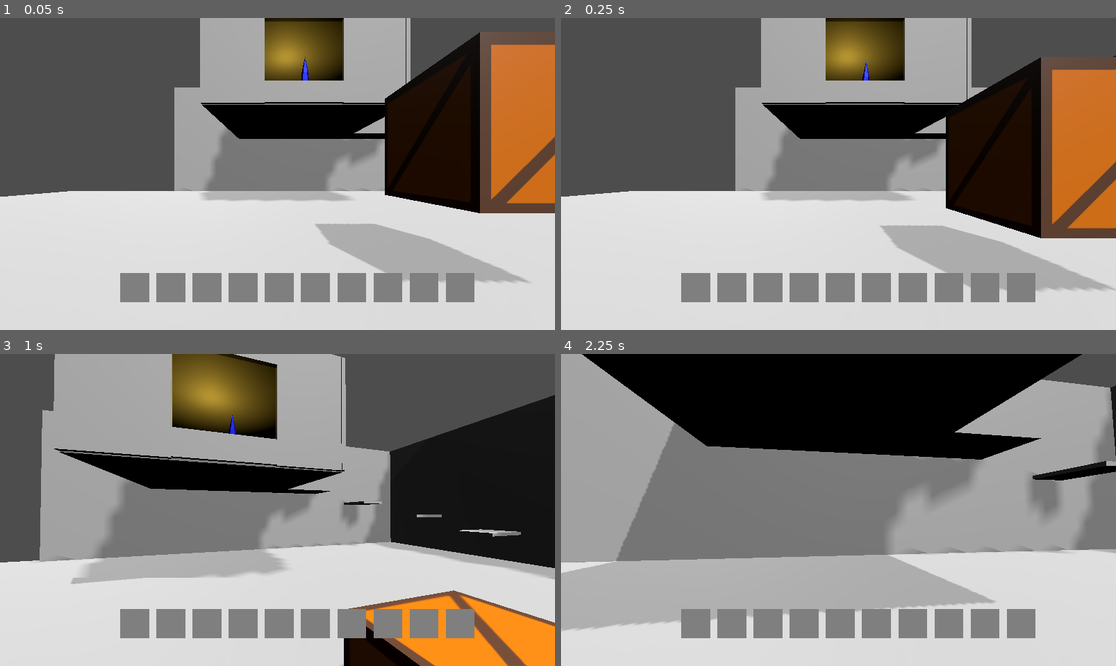
Above: before the commit, frames 1-4 (two rows, left to right).
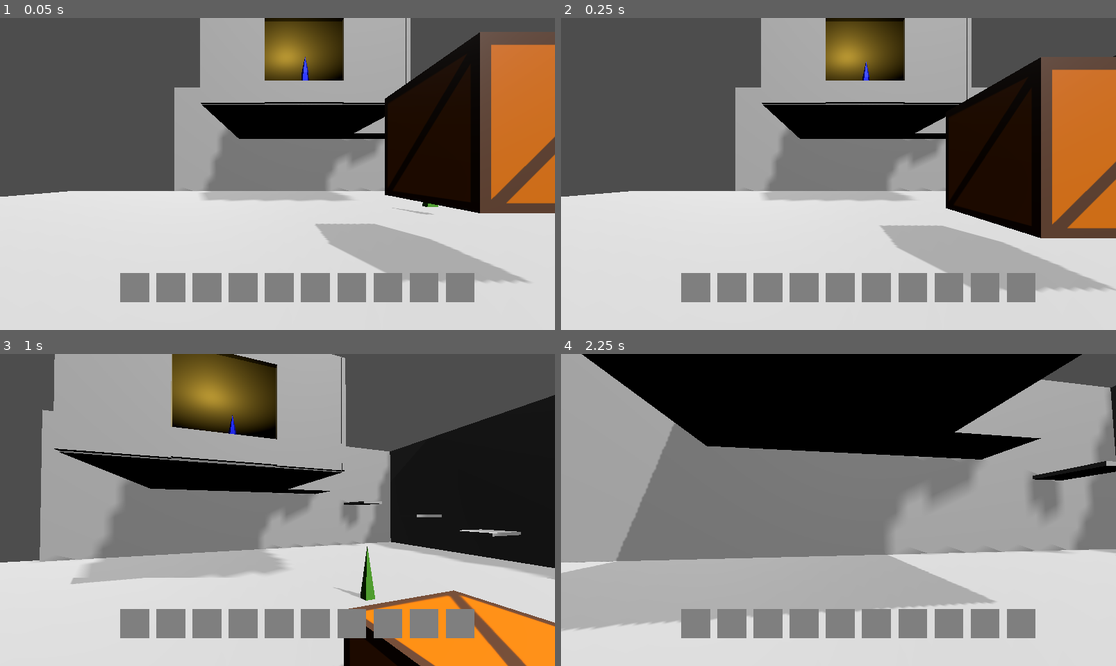
Above: after the commit, the same moments.

Repository: jneisen/immersivesim
Game: Godot game, scene res://Scenes/test.tscn
Two runs of this game, one before a commit and one after it. Both use one fixed random seed, a clock stepped at 60 frames per second and the inputs below.
Inputs (mouse positions are in pixels of both pictures, inside the frame that each line leads up to):
- Up to frame 1 (0.05 s): no input
- Up to frame 2 (0.25 s): no input
- Up to frame 3 (1 s): move the mouse to (305, 510) at 0.52 s; hold W (forward) from 0.53 s (still down); click (305, 510) at 0.6 s; tap Space (jump) at 0.77 s; right-click (305, 510) at 0.8 s
- Up to frame 4 (2.25 s): keep holding W (forward); move the mouse to (810, 510) at 1.27 s; right-click (810, 510) at 1.35 s; tap Space (jump) at 1.52 s; click (810, 510) at 1.55 s; move the mouse to (849, 503) at 2.02 s; click (849, 503) at 2.1 s

The runs differ from the first frame. In frame 1, less than 0.1% of the frame differs, in the area x 70-79%, y 59-64%; in frame 2, nothing differs; in frame 3, 0.3%, in the area x 60-68%, y 61-80%; in frame 4, nothing differs.

Commit message:
added ItemExtractor class which extracts the item_data.xml file into item objects, and the needle melee weapon for fun, next I need to determine stats for other types of items

Diff:
--- a/Prefabs/box.tscn
+++ b/Prefabs/box.tscn
@@ -15,4 +15,4 @@
 [node name="CollisionShape3D" type="CollisionShape3D" parent="."]
 shape = SubResource("BoxShape3D_6sgli")
 
-[node name="box" parent="." instance=ExtResource("2_6sgli")]
+[node name="mesh" parent="." instance=ExtResource("2_6sgli")]
--- /dev/null
+++ b/Prefabs/needle.tscn
@@ -0,0 +1,19 @@
+[gd_scene load_steps=4 format=3 uid="uid://b7ikesuulnwkl"]
+
+[ext_resource type="Script" uid="uid://dlwyly0ayk6se" path="res://Scripts/Dynamic Objects/pickup_object.gd" id="1_0cgqf"]
+[ext_resource type="PackedScene" uid="uid://dergc0gku3wqq" path="res://Models/needle.glb" id="2_0cgqf"]
+
+[sub_resource type="BoxShape3D" id="BoxShape3D_0c07c"]
+size = Vector3(0.4, 2, 0.3)
+
+[node name="Needle" type="RigidBody3D"]
+collision_layer = 2
+collision_mask = 3
+script = ExtResource("1_0cgqf")
+
+[node name="CollisionShape3D" type="CollisionShape3D" parent="."]
+shape = SubResource("BoxShape3D_0c07c")
+metadata/_edit_group_ = true
+
+[node name="Needle" parent="." instance=ExtResource("2_0cgqf")]
+transform = Transform3D(1, 0, 0, 0, -4.37114e-08, -1, 0, 1, -4.37114e-08, 0, 0, 0)
--- a/Scenes/test.tscn
+++ b/Scenes/test.tscn
@@ -6,6 +6,7 @@
 [ext_resource type="PackedScene" uid="uid://5klua6lb6kkp" path="res://Prefabs/door.tscn" id="4_ys1qc"]
 [ext_resource type="PackedScene" uid="uid://ckbefmsddghpg" path="res://Prefabs/button.tscn" id="5_35xla"]
 [ext_resource type="PackedScene" uid="uid://bfjstqt3ybi2i" path="res://Prefabs/letter.tscn" id="6_i3aeo"]
+[ext_resource type="PackedScene" uid="uid://b7ikesuulnwkl" path="res://Prefabs/needle.tscn" id="7_5wyu1"]
 
 [sub_resource type="BoxShape3D" id="BoxShape3D_o3qbn"]
 size = Vector3(40, 0.25, 40)
@@ -279,6 +280,7 @@
 transform = Transform3D(1, 0, 0, 0, 1, 0, 0, 0, 1, -1.58551, 4.62794, -8.76661)
 
 [node name="Box" parent="Dynamic Objects" instance=ExtResource("3_qc4db")]
+health = 10
 
 [node name="Door" parent="Dynamic Objects" instance=ExtResource("4_ys1qc")]
 transform = Transform3D(-4.37114e-08, 0, 1, 0, 1, 0, -1, 0, -4.37114e-08, 3.05651, 3.02177, -14.9512)
@@ -292,3 +294,6 @@
 [node name="Letter" parent="Dynamic Objects" instance=ExtResource("6_i3aeo")]
 transform = Transform3D(1, 0, 0, 0, 1, 0, 0, 0, 1, 0, -0.985743, 2.43022)
 textName = "Thelma's Biography"
+
+[node name="Needle" parent="." instance=ExtResource("7_5wyu1")]
+transform = Transform3D(1, 0, 0, 0, 1, 0, 0, 0, 1, 6.21327, 1.32525, -8.21578)
--- a/Scripts/Dynamic Objects/pickup_in_world.gd
+++ b/Scripts/Dynamic Objects/pickup_in_world.gd
@@ -4,6 +4,10 @@
 @export var damageable = true
 @export var health = 1
 @onready var collider = $CollisionShape3D
+
+@onready var mesh : MeshInstance3D = $mesh/Cube
+var material : StandardMaterial3D
+
 var objectType = "PickupInWorld"
 var follow = null
 var rotationFollow = null
@@ -11,6 +15,10 @@
 func _ready() -> void:
 	contact_monitor = true
 	max_contacts_reported = 5
+
+	material = mesh.get_active_material(0).duplicate() as StandardMaterial3D
+	mesh.set_surface_override_material(0, material)
+	material.albedo_color.a = 0.5
 
 func damage(amount : int):
 	if(!damageable):
@@ -24,8 +32,12 @@
 
 func _physics_process(_delta: float) -> void:
 	if(follow):
-		# try to get to follow.global_position
+		# try to get to follow.global_position (first horizontally then vertically
 		linear_velocity = (follow.global_position - global_position) * 10
+		if(distance(linear_velocity) > 20):
+			rotationFollow.droppedHeldObject()
+			drop(Vector3.ZERO)
+			return
 		look_at(rotationFollow.global_position)
 		if(horizontalDistance(global_position - follow.global_position) > 2):
 			# tell the player to drop
@@ -36,11 +48,12 @@
 	# bind this object to the held object position
 	follow = heldObjectPosition
 	rotationFollow = player
-	#return collider
+	material.transparency = BaseMaterial3D.TRANSPARENCY_ALPHA
 
 func drop(m_velocity : Vector3):
 	follow = null
 	rotationFollow = null
+	material.transparency = BaseMaterial3D.TRANSPARENCY_DISABLED
 	angular_velocity = Vector3.ZERO
 	if(200 / mass < 2):
 		linear_velocity = m_velocity * 200 / mass
--- a/Scripts/Dynamic Objects/pickup_object.gd
+++ b/Scripts/Dynamic Objects/pickup_object.gd
@@ -1,6 +1,6 @@
 extends RigidBody3D
 
-@export var objectName = "Sword"
+@export var objectName = "Needle"
 var objectType = "PickupFromWorld"
 
 func getObjectType():
--- a/Scripts/Item/Item.gd
+++ b/Scripts/Item/Item.gd
@@ -5,8 +5,10 @@
 var description : String
 var model : PackedScene
 
+func setName(m_item_name : String):
+	item_name = m_item_name
+	model = get_model(item_name)
+
 func get_model(m_item_name : String) -> PackedScene:
 	var string = "res://Models/" + item_name + ".glb"
 	return load(string)
-func get_description(m_item_name : String) -> String:
-	return "Sample description for an item (should be from xml file)"
--- /dev/null
+++ b/Scripts/Item/ItemExtractor.gd
@@ -0,0 +1,49 @@
+class_name ItemExtractor
+
+static var itemArray : Array
+#var typesPossible = ["Consumable", "MeleeWeapon", "RangedWeapon", "Armor", "Grenade", "Tool"]
+# Description of item types:
+# consumable:
+# melee weapon has fairly obvious implementation
+# ranged weapon too
+# armor is an equipable item
+# grenade is a ranged weapon but it disappears if it runs out of ammo
+# tool describes lockpick / multitool where you point it and it takes time to use (but still consumable)
+static func init() -> void:
+	var parser = XMLParser.new()
+	parser.open("res://Data/item_data.xml")
+	var node_name : String
+	var currentItem : Item
+	while(parser.read() != ERR_FILE_EOF):
+		if(parser.get_node_type() == XMLParser.NODE_ELEMENT):
+			node_name = parser.get_node_name()
+		elif(parser.get_node_type() == XMLParser.NODE_TEXT):
+			var data = parser.get_node_data()
+			match node_name:
+				"type":
+					currentItem = makeItem(data)
+					currentItem.type = data
+				"name":
+					currentItem.setName(data)
+				"description":
+					currentItem.description = data
+				"damage":
+					currentItem.damage = data
+				"swing_speed":
+					currentItem.swing_speed = data
+				"range":
+					currentItem.range = data
+		elif(parser.get_node_type() == XMLParser.NODE_ELEMENT_END):
+			node_name = ""
+			if(parser.get_node_name() == "item"):
+				itemArray.append(currentItem)
+
+static func makeItem(type : String) -> Item:
+	match type:
+		"Melee Weapon":
+			return MeleeWeapon.new()
+		_:
+			return Item.new()
+
+static func getItemArray():
+	return itemArray
--- a/Scripts/Item/ItemMeleeWeapon.gd
+++ b/Scripts/Item/ItemMeleeWeapon.gd
@@ -3,13 +3,5 @@
 extends Item
 
 var damage : float
-
-func _init(m_item_name : String, m_type : String):
-	item_name = m_item_name
-	model = super.get_model(m_item_name)
-	type = m_type
-	description = super.get_description(m_item_name)
-	damage = get_damage(m_item_name)
-
-func get_damage(m_item_name : String) -> float:
-	return 5.0
+var swing_speed : float
+var range : float
--- a/Scripts/Player/held_object_behavior.gd
+++ b/Scripts/Player/held_object_behavior.gd
@@ -6,6 +6,8 @@
 
 var currentObjectModel = null
 var currentObject = null
+
+var currentMeleeRange : float
 
 func holdingItem(object : Item):
 	notHoldingItem()
@@ -26,13 +28,16 @@
 func useHeldItem():
 	if(!currentObject):
 		return
-	elif(currentObject.type == "MeleeWeapon"):
+	elif(currentObject.type == "Melee Weapon"):
+		animationPlayer.speed_scale = currentObject.swing_speed
+		currentMeleeRange = currentObject.range
 		animationPlayer.play("melee_weapon_swing")
 		# raycast out damage
 
 func raycastInFront():
 	# use player raycast
 	var look_dir = player.getLookDir()
+	hitCast.target_position = Vector3(0, 0, -currentMeleeRange * 2.5)
 	hitCast.rotation = Vector3(-look_dir.y, 0, 0)
 	var collision = hitCast.get_collider()
 	if(collision == null):
--- a/Scripts/Player/inventory.gd
+++ b/Scripts/Player/inventory.gd
@@ -3,29 +3,24 @@
 @export var playerUI : Control
 @export var playerHand : Node3D
 
-# Description of item types:
-# consumable describes objects that immediately disappear with a player effect
-# melee weapon has fairly obvious implementation
-# ranged weapon too
-# armor is an equipable item
-# grenade is a ranged weapon but it disappears if it runs out of ammo
-# tool describes lockpick / multitool where you point it and it takes time to use (but still consumable)
-var typesPossible = ["Consumable", "MeleeWeapon", "RangedWeapon", "Armor", "Grenade", "Tool"]
-
 var hotbar : Array
 var currentEquipped = -1
 var inventory : Array
+var itemArray : Array
 
 func _ready():
 	hotbar.resize(10)
+	ItemExtractor.init()
+	itemArray = ItemExtractor.getItemArray()
 
 func addItem(m_name : String):
-	var type = get_type(m_name)
 	var newItem
-
-	if(type == "MeleeWeapon"):
-		newItem = MeleeWeapon.new(m_name, type)
-
+	for i in range(itemArray.size()):
+		if(itemArray[i].item_name == m_name):
+			newItem = itemArray[i]
+	if(newItem == null):
+		print("Error, item not found")
+		return
 	inventory.append(newItem)
 	# add it to the first empty hotbar slot
 	for i in range(hotbar.size()):
Not shown, changed: Data/item_data.xml
Binary file added: Icons/needle.png
Not shown, added: Icons/needle.png.import
Binary file added: Models/needle.glb
Not shown, added: Models/needle.glb.import
Not shown: 1 places in Scenes/test.tscn that only renumber resources
Not shown, added: Scripts/Item/ItemExtractor.gd.uid
Not shown, changed: README.md
